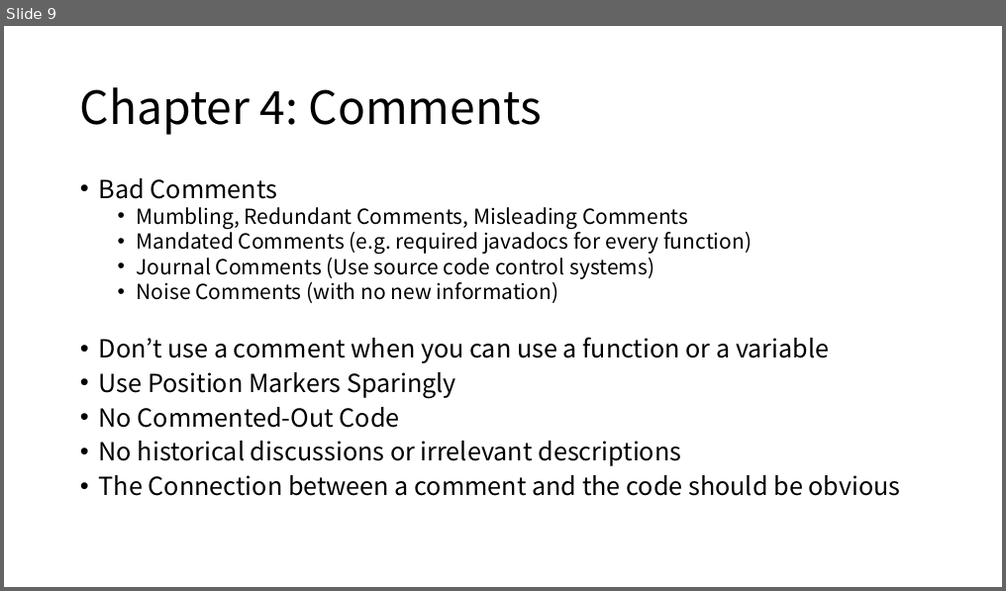
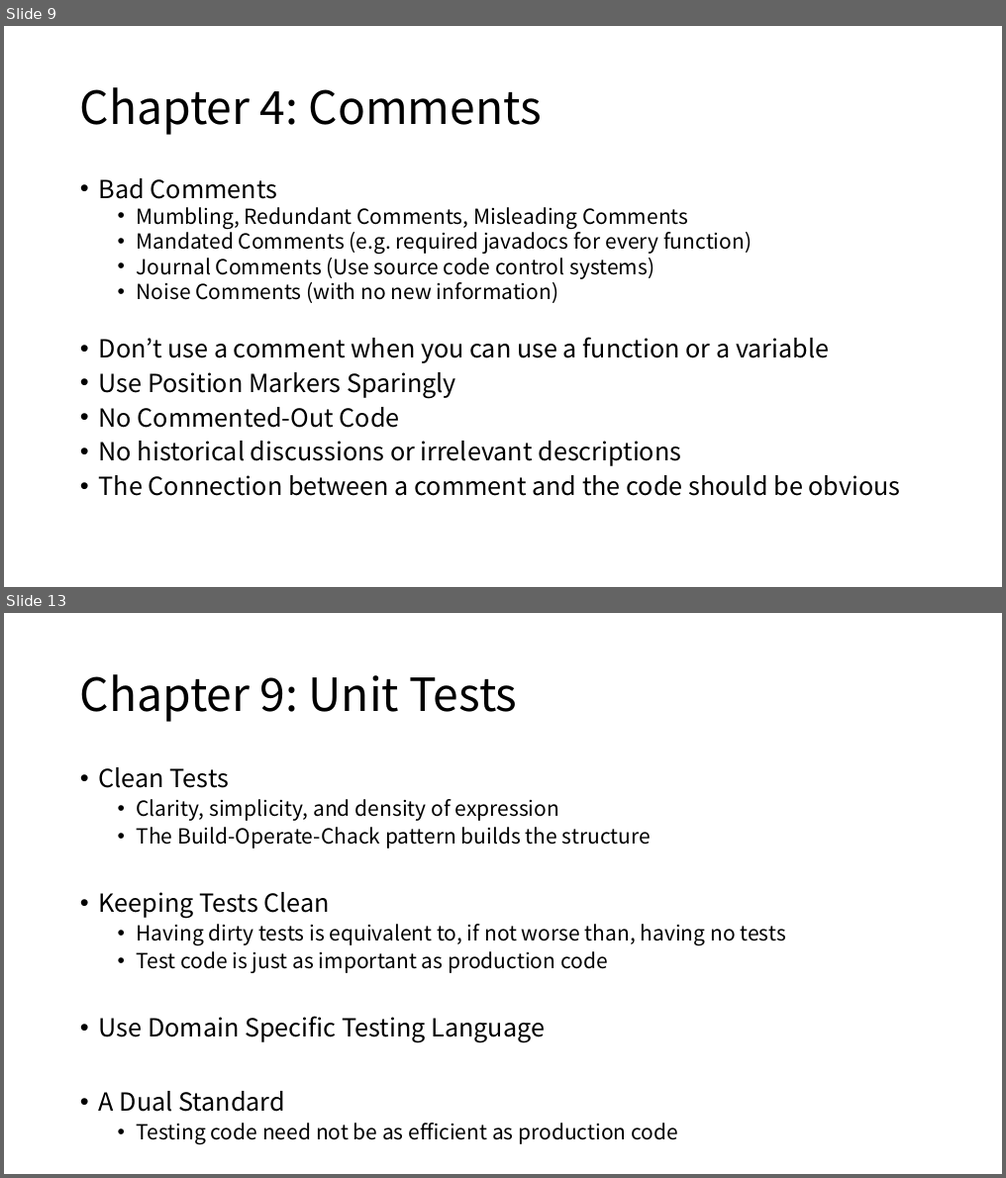
Before and after one commit to Eyebrowmoon/CS490, a slide deck: cleanCode1.pptx. Shown one above the other, each under a label of ours: slide 9 before the commit, slides 9 and 13 after it; the slides between them are not shown. The pictures are 1006x591 and 1006x1178 pixels, drawn with LibreOffice and Linux fonts; fonts in the diff are those of the drawing. Boxes give left, top, right and bottom in pixels: in the first picture for what was removed or moved away, otherwise in the second. Text is boxed around its words. In the diff, an @@ line names an element or a change of style, - is before the commit and + after.

Commit message:
Clean Code Chapter 7, 9, 10 Done

```diff
--- a/cleanCode1.pptx
+++ b/cleanCode1.pptx
@@ slide 13 added at box(4, 613, 1002, 1174), background #FFFFFF @@
@@ title added at box(80, 674, 518, 722), 44 pt, text #000000 @@
+Chapter 9: Unit Tests
@@ text added at box(99, 767, 786, 1145), 20 pt, text #000000 @@
+• Clean Tests
+  • Clarity, simplicity, and density of expression
+  • The Build-Operate-Chack pattern builds the structure
+• Keeping Tests Clean
+  • Having dirty tests is equivalent to, if not worse than, having no tests
+  • Test code is just as important as production code
+• Use Domain Specific Testing Language
+• A Dual Standard
+  • Testing code need not be as efficient as production code
```
Also in this commit, not shown: 4 slides changed, 3 other slides added.
